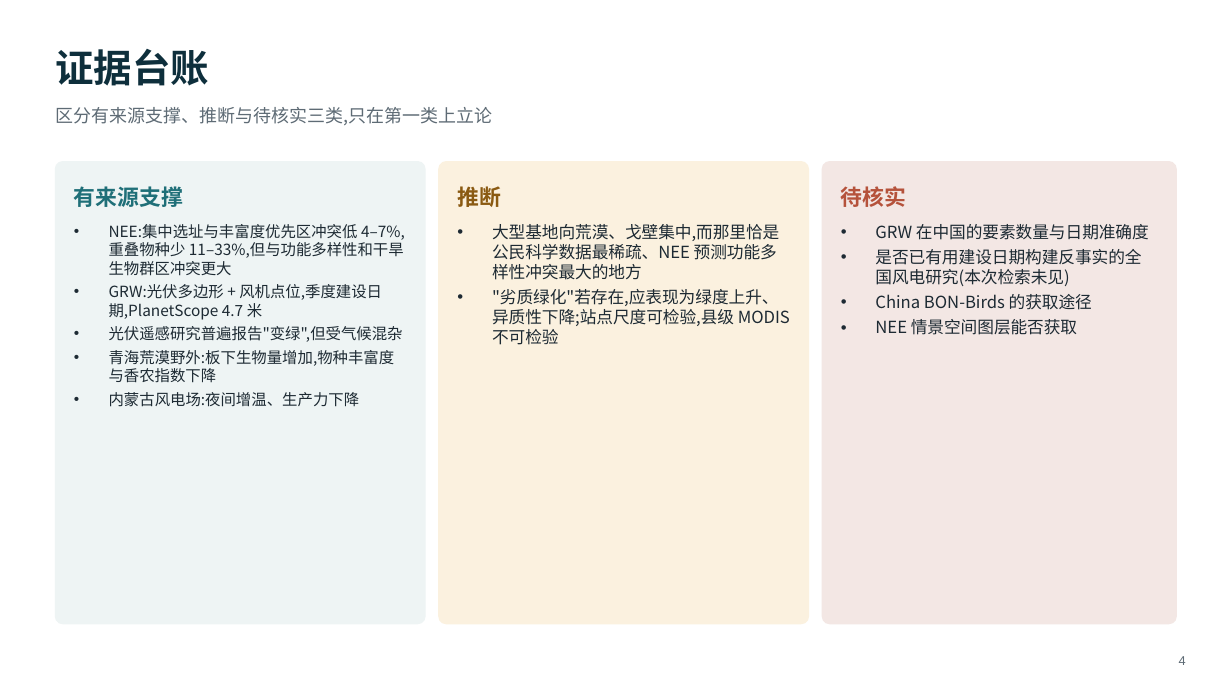
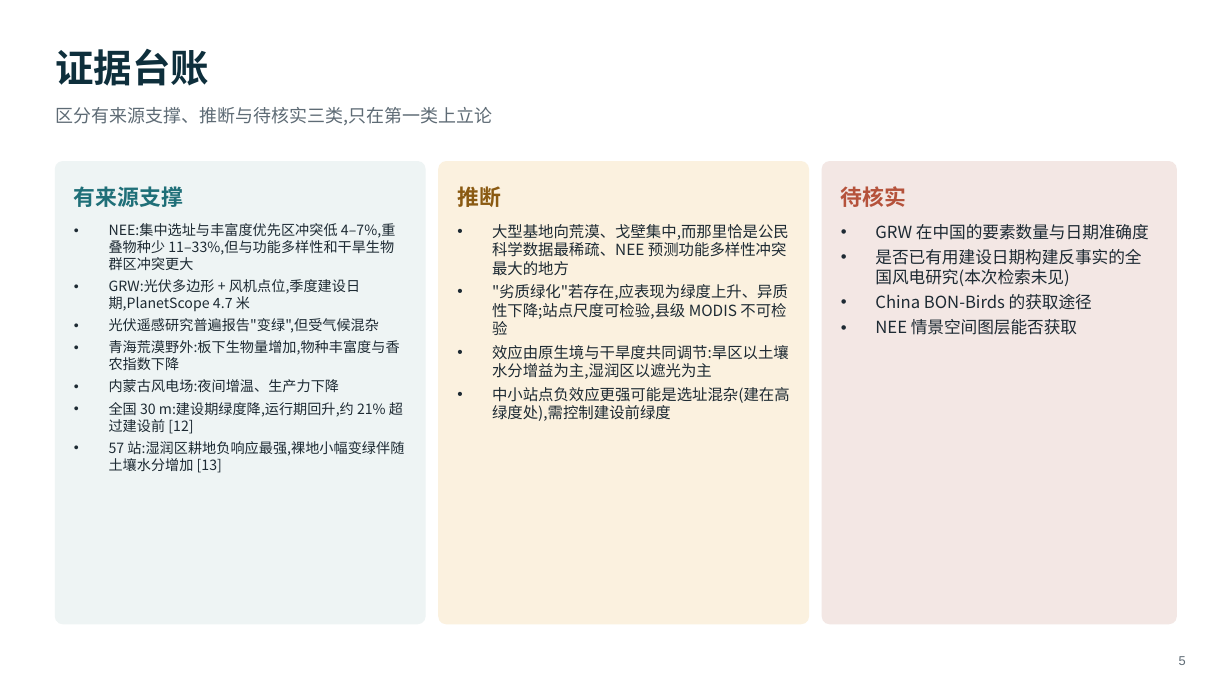
Before and after one commit to dingchenchen6/renewables-biodiversity-rs, a slide deck: slide 5 of RS_Renewables_Biodiversity_Workflow.pptx (slide 4 before the commit). Drawn at 1232x693 pixels with LibreOffice and Linux fonts; fonts in the diff are those of the drawing. Boxes give left, top, right and bottom in pixels: in the first picture for what was removed or moved away, otherwise in the second. Text is boxed around its words. In the diff, an @@ line names an element or a change of style, - is before the commit and + after.

```diff
--- a/RS_Renewables_Biodiversity_Workflow.pptx
+++ b/RS_Renewables_Biodiversity_Workflow.pptx
@@ text at bbox=[109, 223, 400, 392]: size 12 to 11 pt in "NEE:集中选址与丰富度优先区冲突低 4–7%,重叠物种少 11–33%,但与功能多样性和干旱生物群区冲突更大", "GRW:光伏多边形 + 风机点位,季度建设日期,PlanetScope 4.7 米", "光伏遥感研究普遍报告"变绿",但受气候混杂", "青海荒漠野外:板下生物量增加,物种丰富度与香农指数下降" and 1 more places @@
@@ text at bbox=[492, 224, 789, 335]: size 13 to 12 pt in "大型基地向荒漠、戈壁集中,而那里恰是公民科学数据最稀疏、NEE 预测功能多样性冲突最大的地方", ""劣质绿化"若存在,应表现为绿度上升、异质性下降;站点尺度可检验,县级 MODIS 不可检验" @@
@@ text at bbox=[492, 345, 790, 421]: paragraphs added @@
+• 效应由原生境与干旱度共同调节:旱区以土壤水分增益为主,湿润区以遮光为主
+• 中小站点负效应更强可能是选址混杂(建在高绿度处),需控制建设前绿度
@@ text at bbox=[109, 402, 404, 473]: paragraphs added @@
+• 全国 30 m:建设期绿度降,运行期回升,约 21% 超过建设前 [12]
+• 57 站:湿润区耕地负响应最强,裸地小幅变绿伴随土壤水分增加 [13]
@@ text at bbox=[1179, 656, 1186, 665]: text changed @@
-4
+5
```
Also in this commit, not shown: 16 other slides changed, 2 slides added, 12 other files.
